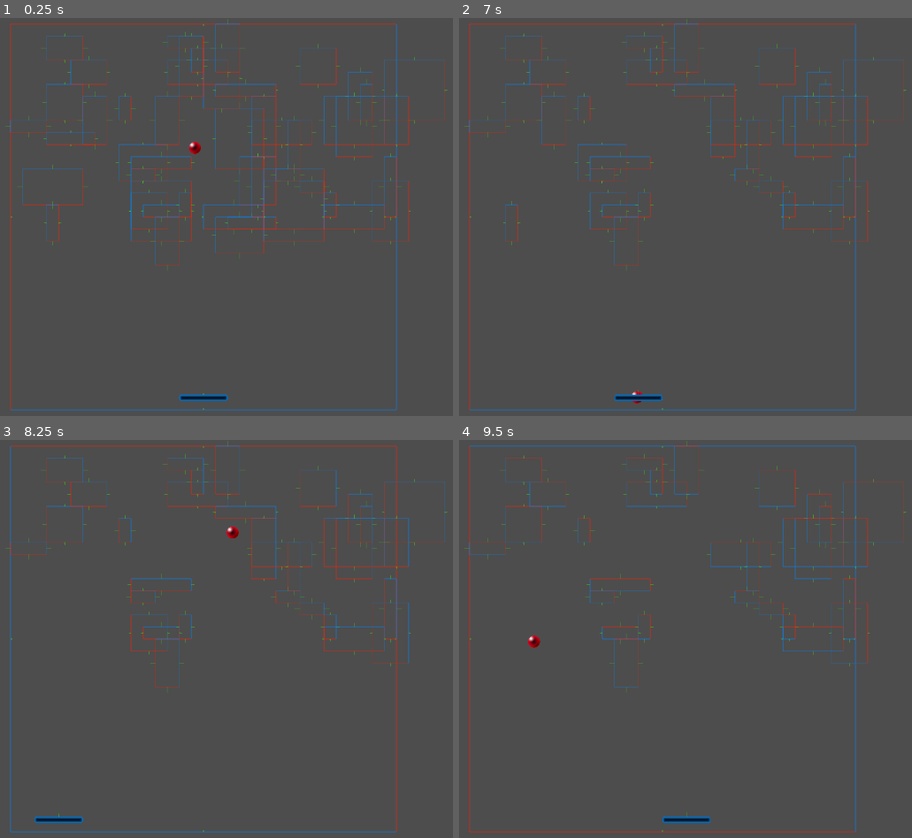
Above: before the commit, frames 1-4 (two rows, left to right).
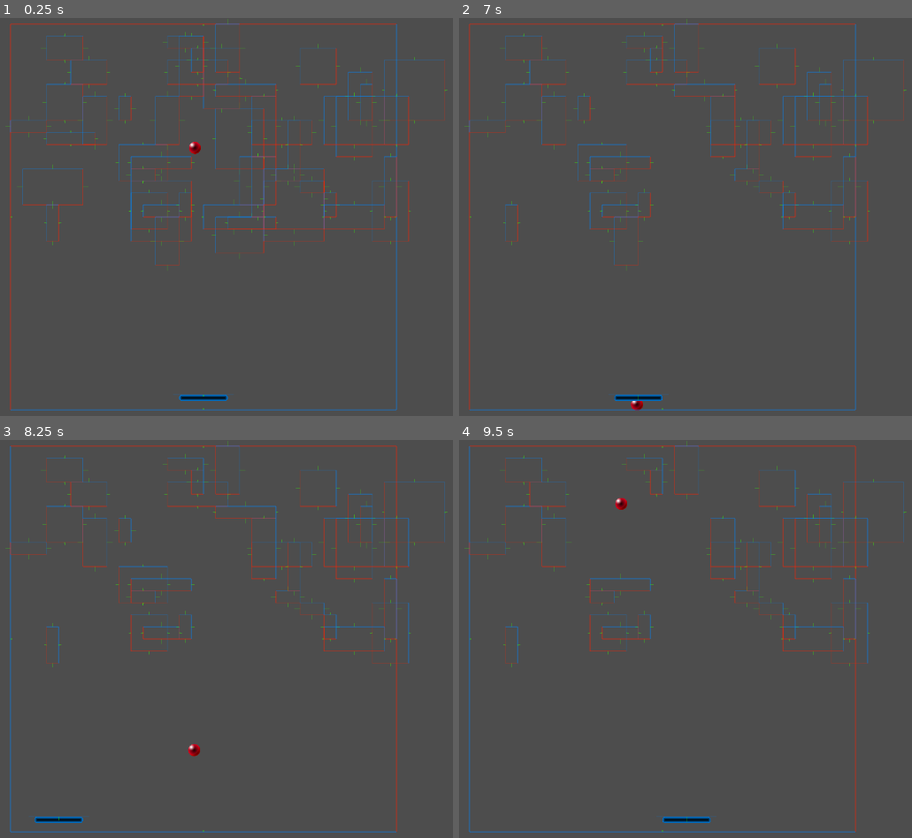
Above: after the commit, the same moments.

Repository: Tom3s/brick-breaker-reborn
Game: Godot game, scene res://2d_base_scene.tscn
Same seed, same stepped clock (60 frames per second), same inputs: the game is played once before the commit and once after it. The project has no main scene, so this scene is started directly.
Inputs (mouse positions are in pixels of both pictures, inside the frame that each line leads up to):
- Up to frame 1 (0.25 s): no input
- Up to frame 2 (7 s): move the mouse to (626, 296) at 0.52 s; move the mouse to (875, 276) at 1.27 s; move the mouse to (outside the picture) at 2.02 s; move the mouse to (699, 217) at 2.77 s; move the mouse to (554, 117) at 3.52 s; move the mouse to (816, 197) at 4.27 s; tap Enter at 5 s; move the mouse to (522, 236) at 5.02 s; move the mouse to (735, 129) at 5.77 s; move the mouse to (626, 296) at 6.52 s
- Up to frame 3 (8.25 s): move the mouse to (416, 698) at 7.27 s; tap Space at 8 s; move the mouse to (outside the picture) at 8.02 s
- Up to frame 4 (9.5 s): tap Enter at 8.75 s; move the mouse to (699, 639) at 8.77 s

The runs differ from the first frame. In frame 1, less than 0.1% of the frame differs, in the area x 44-46%, y 94-96%; in frame 2, less than 0.1%; in frame 3, 0.4%; in frame 4, 4.0%, in the area x 2-99%, y 1-99%.

Commit message:
Added collision with reflection from paddle
Implemented collision with paddle with reflection angle.
This collision is a little simpler, and a *hacky* way to handle edges is to just extend the collider by ball.radius in both directions

Diff:
--- a/2DBaseScene.gd
+++ b/2DBaseScene.gd
@@ -44,7 +44,11 @@
 
 	handle_mouse_movement(Vector2.ZERO)
 
-	paddle.collider_line.debug_set_up = false
+	# paddle.collider_line.debug_set_up = false
+	paddle.collider_line.set_points(
+		Vector2(-128 / 2 - ball.radius, -8),
+		Vector2(+128 / 2 + ball.radius, -8)
+	)
 
 
 func _process(delta: float) -> void:
@@ -67,6 +71,8 @@
 				continue
 			block.broken = handle_line_collision(collider_line)
 			collided = collided || block.broken
+
+	collided = collided || handle_paddle_collision()
 
 
 
@@ -139,6 +145,7 @@
 func handle_line_collision(line: ColliderLine) -> bool:
 	var collided: bool = false
 
+	# TODO: collider line should abstract p1 and p2, use them instead of accessing debug point coordinates
 	var p1: Vector2 = line.debug_point1.global_position
 	var p2: Vector2 = line.debug_point2.global_position
 
@@ -176,7 +183,7 @@
 
 			ball.velocity *= -1
 			var angle: float = ball.velocity.angle_to(current_normal)
-			ball.velocity = ball.velocity.rotated(2 * angle)
+			ball.velocity = ball.velocity.rotated(2 * angle) # TODO: set proper speed, this relies on the collision speed up logic
 
 			collided = true
 
@@ -186,6 +193,48 @@
 	# print(distance_from_line)
 
 	return collided
+
+var paddle_reflect_angle: float = PI / 4
+
+
+func handle_paddle_collision() -> bool:
+	var line: ColliderLine = paddle.collider_line
+
+	# TODO: collider line should abstract p1 and p2, use them instead of accessing debug point coordinates
+	var p1: Vector2 = line.debug_point1.global_position
+	var p2: Vector2 = line.debug_point2.global_position
+
+	var moving_towards_line: bool = ball.velocity.dot(line.normal) < 0
+	if !moving_towards_line:
+		return false
+
+	var distance_from_line: float = (ball.position - p1).dot(line.normal)
+	if distance_from_line < 0:
+		return false
+
+	var case: float = (ball.position - p1).dot(line.tangent)
+
+	if case < 0 || case > (p1 - p2).length():
+		return false
+
+	var t: float = case / (p1 - p2).length()
+
+	var reflection_angle: float = lerpf(paddle_reflect_angle, -paddle_reflect_angle, t)
+
+	if (distance_from_line < ball.radius):
+		var speed_along_normal: float = ball.velocity.dot(line.normal)
+
+		if speed_along_normal <= 0:
+			var correction: float = ball.radius - distance_from_line
+
+			ball.position += line.normal * correction * 2
+			ball.velocity = Vector2.UP.rotated(reflection_angle)
+
+			return true
+
+	return false
+
+
 
 func handle_mouse_movement(movement: Vector2) -> void:
 	paddle.global_position.x += movement.x
--- a/ColliderLine.gd
+++ b/ColliderLine.gd
@@ -64,5 +64,7 @@
 	p1 = p1_new
 	p2 = p2_new
 
-	debug_point1.global_position = p1
-	debug_point2.global_position = p2
+	debug_point1.position = p1
+	debug_point2.position = p2
+
+	debug_set_up = false
--- a/Paddle.gd
+++ b/Paddle.gd
@@ -2,3 +2,5 @@
 class_name Paddle
 
 @onready var collider_line: ColliderLine = %ColliderLine
+
+# func _ready() -> void:
